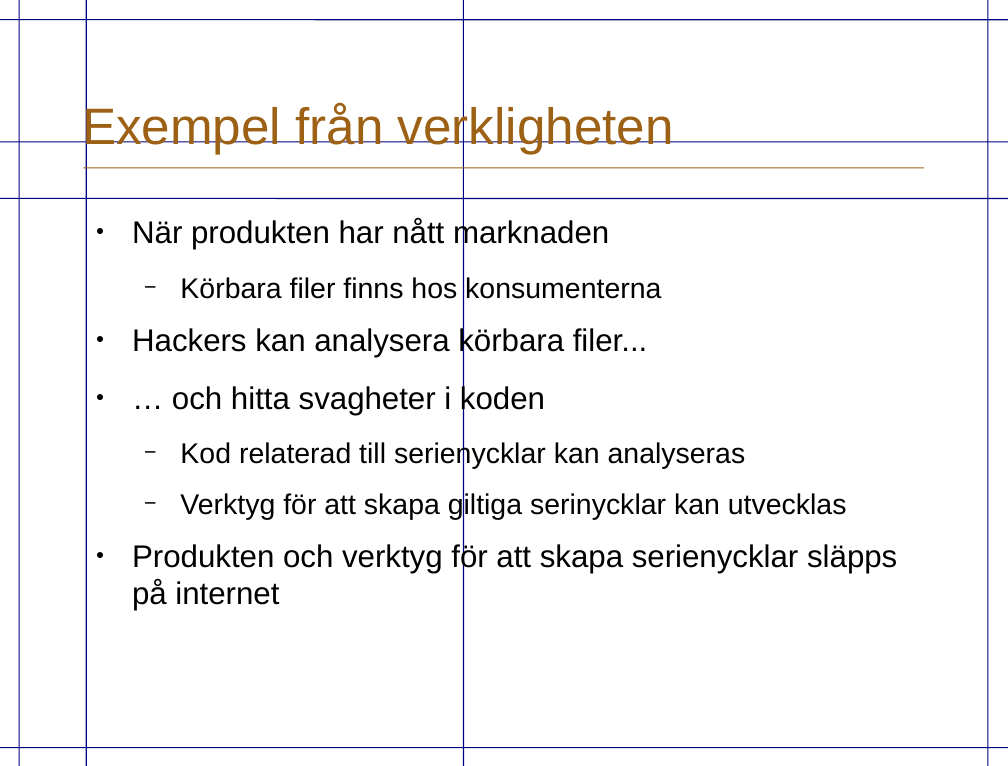
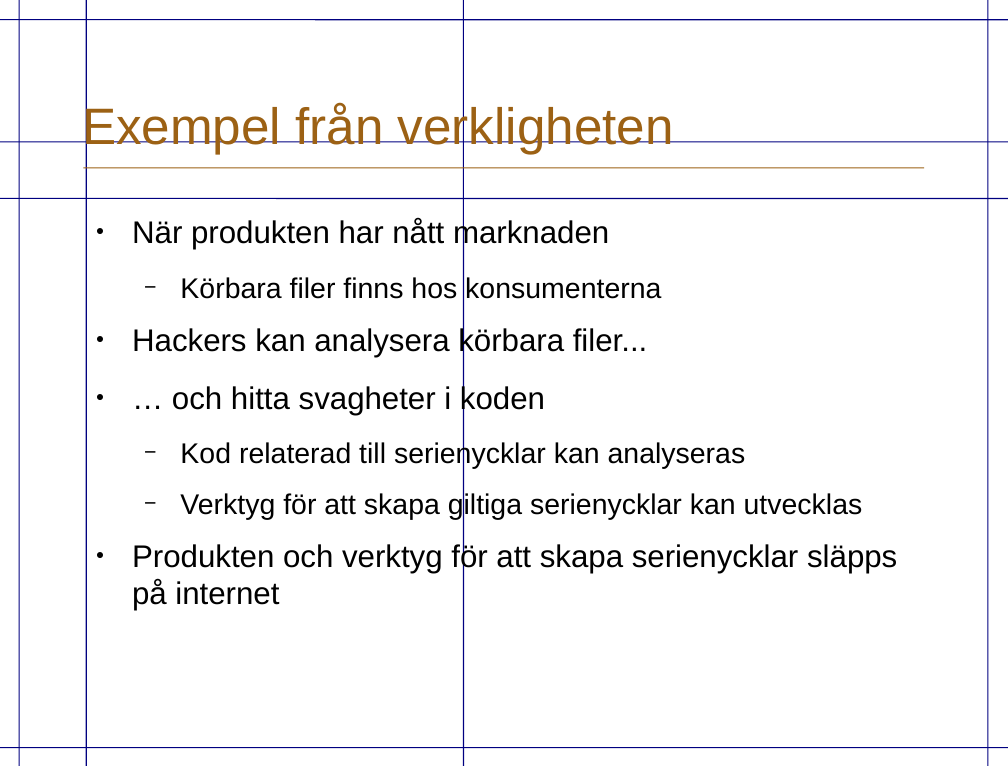
Before and after one commit to eriknylander/exjobb, a slide deck: slide 4 of Presentation/ExjobbPresentation.odp. Drawn at 1008x766 pixels with LibreOffice and Linux fonts; fonts in the diff are those of the drawing; background and template pictures are left out. Boxes give left, top, right and bottom in pixels: in the first picture for what was removed or moved away, otherwise in the second. Text is boxed around its words. In the diff, an @@ line names an element or a change of style, - is before the commit and + after.

Commit message:
More on presentation

```diff
--- a/Presentation/ExjobbPresentation.odp
+++ b/Presentation/ExjobbPresentation.odp
@@ text at bbox=[180, 491, 863, 519]: text changed @@
-  − Verktyg för att skapa giltiga serinycklar kan utvecklas
+  − Verktyg för att skapa giltiga serienycklar kan utvecklas
```
Also in this commit, not shown: 4 other slides changed, 12 slides added, 8 slides removed, 1 other file.
